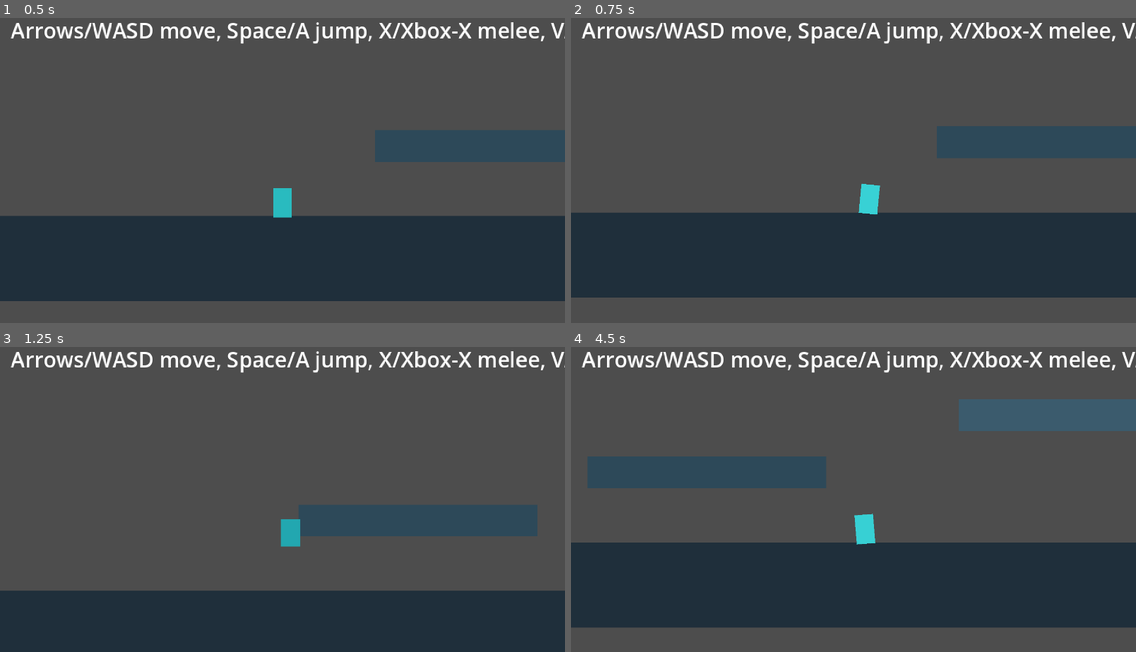
Above: before the commit, frames 1-4 (two rows, left to right).
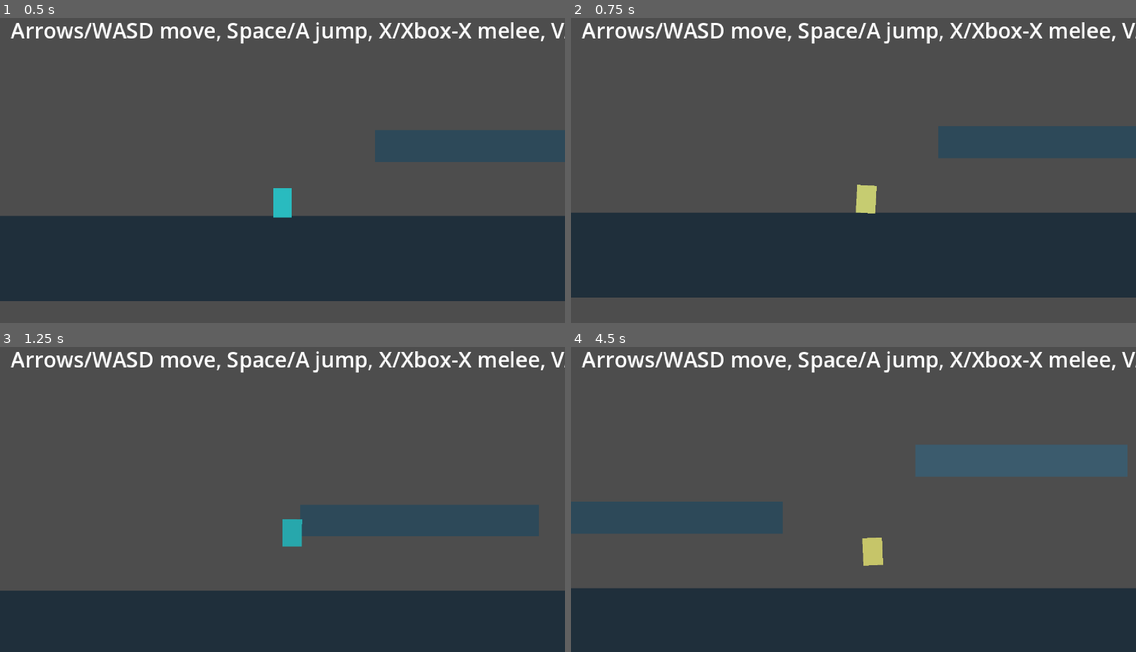
Above: after the commit, the same moments.

Repository: andrewgilliland/awash
Game: Godot game, scene res://scenes/main.tscn
The game is run twice, just before and just after one commit, with the same random seed, the same clock (stepped at 60 frames per second) and the same inputs.
Inputs:
- Up to frame 1 (0.5 s): no input
- Up to frame 2 (0.75 s): hold Right (move_right) from 0.53 s (still down); tap X (melee_attack) at 0.6 s
- Up to frame 3 (1.25 s): keep holding Right (move_right); tap Space (jump) at 0.77 s
- Up to frame 4 (4.5 s): tap E (interact) at 1.35 s; tap Space (jump) at 1.52, 3.02, 3.77 s; tap X (melee_attack) at 1.55, 2.1, 3.05, 3.8, 4.35 s; release Right (move_right) at 2.03 s; hold Left (move_left) 2.03-2.78 s; hold Right (move_right) 2.78-4.28 s; tap V (ranged_attack) at 2.85 s; tap C at 3.6 s; hold Left (move_left) from 4.28 s (still down)

Frame 1 is identical in both runs. In frame 2, 0.4% of the frame differs, in the area x 50-65%, y 35-65%; in frame 3, 0.1%; in frame 4, 39%, in the area x 0-100%, y 17-100%.

Commit message:
Step 5: add melee attack windows and hit feedback hooks

Diff:
--- a/scenes/player/player.tscn
+++ b/scenes/player/player.tscn
@@ -1,10 +1,13 @@
-[gd_scene load_steps=3 format=3]
+[gd_scene load_steps=4 format=3]
 
 [ext_resource type="Script" path="res://scripts/player/player.gd" id="1_3h4r8"]
 
 [sub_resource type="CapsuleShape2D" id="CapsuleShape2D_2x6a2"]
 radius = 6.0
 height = 20.0
+
+[sub_resource type="RectangleShape2D" id="RectangleShape2D_attack"]
+size = Vector2(14, 12)
 
 [node name="Player" type="CharacterBody2D"]
 collision_layer = 2
@@ -25,3 +28,13 @@
 current = true
 position_smoothing_enabled = true
 position_smoothing_speed = 6.0
+
+[node name="AttackArea" type="Area2D" parent="."]
+position = Vector2(14, -10)
+collision_layer = 4
+collision_mask = 24
+monitoring = false
+
+[node name="CollisionShape2D" type="CollisionShape2D" parent="AttackArea"]
+shape = SubResource("RectangleShape2D_attack")
+disabled = true
--- a/scripts/player/player.gd
+++ b/scripts/player/player.gd
@@ -1,12 +1,25 @@
 extends CharacterBody2D
+
+signal attack_window_started
+signal attack_window_ended
+signal melee_hit_confirmed(target: Node)
+signal feedback_event_requested(event_name: String)
 
 enum PlayerState {
 	IDLE,
 	RUN,
 	JUMP,
 	FALL,
+	ATTACK,
 	HURT,
 	DEAD,
+}
+
+enum AttackPhase {
+	NONE,
+	STARTUP,
+	ACTIVE,
+	RECOVERY,
 }
 
 @export var move_speed: float = 145.0
@@ -25,6 +38,11 @@
 @export var invulnerable_seconds: float = 0.7
 @export var death_lock_seconds: float = 0.9
 @export var reload_scene_on_death: bool = false
+@export var melee_startup_seconds: float = 0.06
+@export var melee_active_seconds: float = 0.08
+@export var melee_recovery_seconds: float = 0.16
+@export var melee_damage: int = 1
+@export var melee_knockback: Vector2 = Vector2(120.0, -45.0)
 
 var _input_direction: float = 0.0
 var _coyote_timer: float = 0.0
@@ -36,12 +54,24 @@
 var _hurt_timer: float = 0.0
 var _invulnerable_timer: float = 0.0
 var _death_timer: float = 0.0
+var _attack_phase: AttackPhase = AttackPhase.NONE
+var _attack_phase_timer: float = 0.0
+var _attack_hit_targets: Dictionary = {}
+var _attack_base_position: Vector2 = Vector2.ZERO
 
 @onready var _body_visual: Polygon2D = $Body
+@onready var _attack_area: Area2D = $AttackArea
+@onready var _attack_shape: CollisionShape2D = $AttackArea/CollisionShape2D
 
 
 func _ready() -> void:
 	_current_health = max_health
+	_attack_base_position = _attack_area.position
+	_set_attack_hitbox_enabled(false)
+	if not _attack_area.body_entered.is_connected(_on_attack_area_body_entered):
+		_attack_area.body_entered.connect(_on_attack_area_body_entered)
+	if not _attack_area.area_entered.is_connected(_on_attack_area_area_entered):
+		_attack_area.area_entered.connect(_on_attack_area_area_entered)
 
 
 func _physics_process(delta: float) -> void:
@@ -52,10 +82,14 @@
 	else:
 		if _state == PlayerState.HURT:
 			_process_hurt_state(delta)
+		elif _state == PlayerState.ATTACK:
+			_process_attack_state(delta)
 		else:
 			_apply_horizontal_movement(delta)
 
 		_apply_vertical_movement(delta)
+		_handle_attack_press()
+		_tick_attack_phase(delta)
 		_handle_jump_press()
 		_try_consume_buffered_jump()
 		_apply_jump_release_gravity(delta)
@@ -116,7 +150,7 @@
 
 func _do_jump() -> void:
 	velocity.y = jump_velocity
-	if _state != PlayerState.HURT and _state != PlayerState.DEAD:
+	if _state != PlayerState.HURT and _state != PlayerState.DEAD and _state != PlayerState.ATTACK:
 		_set_state(PlayerState.JUMP)
 
 
@@ -143,6 +177,7 @@
 
 func _enter_death_state() -> void:
 	_death_timer = death_lock_seconds
+	_end_attack()
 	_set_state(PlayerState.DEAD)
 
 
@@ -160,6 +195,11 @@
 
 func _process_hurt_state(delta: float) -> void:
 	velocity.x = move_toward(velocity.x, 0.0, friction * 0.65 * delta)
+	_end_attack()
+
+
+func _process_attack_state(delta: float) -> void:
+	_apply_horizontal_movement(delta * 0.35)
 
 
 func _process_dead_state(delta: float) -> void:
@@ -173,6 +213,9 @@
 	if _state == PlayerState.DEAD:
 		return
 
+	if _state == PlayerState.ATTACK and _attack_phase != AttackPhase.NONE:
+		return
+
 	if _state == PlayerState.HURT and _hurt_timer > 0.0:
 		return
 
@@ -206,6 +249,113 @@
 func _update_facing() -> void:
 	if absf(_input_direction) > 0.01:
 		_facing_sign = signf(_input_direction)
+	_update_attack_hitbox_orientation()
+
+
+func _handle_attack_press() -> void:
+	if not Input.is_action_just_pressed("melee_attack"):
+		return
+
+	if _state == PlayerState.DEAD or _state == PlayerState.HURT:
+		return
+
+	if _attack_phase != AttackPhase.NONE:
+		return
+
+	_begin_attack()
+
+
+func _begin_attack() -> void:
+	_set_state(PlayerState.ATTACK)
+	_attack_phase = AttackPhase.STARTUP
+	_attack_phase_timer = melee_startup_seconds
+	_attack_hit_targets.clear()
+	_set_attack_hitbox_enabled(false)
+	emit_signal("feedback_event_requested", "melee_startup")
+
+
+func _tick_attack_phase(delta: float) -> void:
+	if _attack_phase == AttackPhase.NONE:
+		return
+
+	_attack_phase_timer = maxf(0.0, _attack_phase_timer - delta)
+	if _attack_phase_timer > 0.0:
+		return
+
+	if _attack_phase == AttackPhase.STARTUP:
+		_attack_phase = AttackPhase.ACTIVE
+		_attack_phase_timer = melee_active_seconds
+		_attack_hit_targets.clear()
+		_set_attack_hitbox_enabled(true)
+		emit_signal("attack_window_started")
+		emit_signal("feedback_event_requested", "melee_active")
+		return
+
+	if _attack_phase == AttackPhase.ACTIVE:
+		_attack_phase = AttackPhase.RECOVERY
+		_attack_phase_timer = melee_recovery_seconds
+		_set_attack_hitbox_enabled(false)
+		emit_signal("attack_window_ended")
+		emit_signal("feedback_event_requested", "melee_recovery")
+		return
+
+	_end_attack()
+
+
+func _end_attack() -> void:
+	_attack_phase = AttackPhase.NONE
+	_attack_phase_timer = 0.0
+	_attack_hit_targets.clear()
+	_set_attack_hitbox_enabled(false)
+	if _state == PlayerState.ATTACK:
+		_update_state_from_motion()
+
+
+func _set_attack_hitbox_enabled(enabled: bool) -> void:
+	if _attack_shape != null:
+		_attack_shape.disabled = not enabled
+	if _attack_area != null:
+		_attack_area.monitoring = enabled
+
+
+func _update_attack_hitbox_orientation() -> void:
+	if _attack_area == null:
+		return
+
+	var direction := 1.0 if _facing_sign >= 0.0 else -1.0
+	_attack_area.position = Vector2(_attack_base_position.x * direction, _attack_base_position.y)
+
+
+func _on_attack_area_body_entered(body: Node2D) -> void:
+	_register_melee_hit(body)
+
+
+func _on_attack_area_area_entered(area: Area2D) -> void:
+	if area == null:
+		return
+
+	if area.get_parent() != null:
+		_register_melee_hit(area.get_parent())
+
+
+func _register_melee_hit(target: Node) -> void:
+	if target == null:
+		return
+
+	if _attack_phase != AttackPhase.ACTIVE:
+		return
+
+	if _attack_hit_targets.has(target):
+		return
+
+	_attack_hit_targets[target] = true
+
+	if target.has_method("take_damage"):
+		var knockback := Vector2(melee_knockback.x * _facing_sign, melee_knockback.y)
+		target.call("take_damage", melee_damage, knockback)
+
+	emit_signal("melee_hit_confirmed", target)
+	emit_signal("feedback_event_requested", "melee_hit_confirm")
 
 
 func _update_visual_state(delta: float) -> void:
@@ -229,6 +379,10 @@
 	elif _state == PlayerState.FALL:
 		target_scale = Vector2(1.08, 0.92)
 		target_color = Color(0.113725, 0.631373, 0.662745, 1.0)
+	elif _state == PlayerState.ATTACK:
+		target_scale = Vector2(1.06, 0.94)
+		target_rotation = deg_to_rad(3.0) * _facing_sign
+		target_color = Color(0.956863, 0.807843, 0.337255, 1.0)
 	elif _state == PlayerState.RUN:
 		target_rotation = deg_to_rad(6.0) * _facing_sign
 		target_color = Color(0.227451, 0.831373, 0.847059, 1.0)
Not shown, changed: README.md
